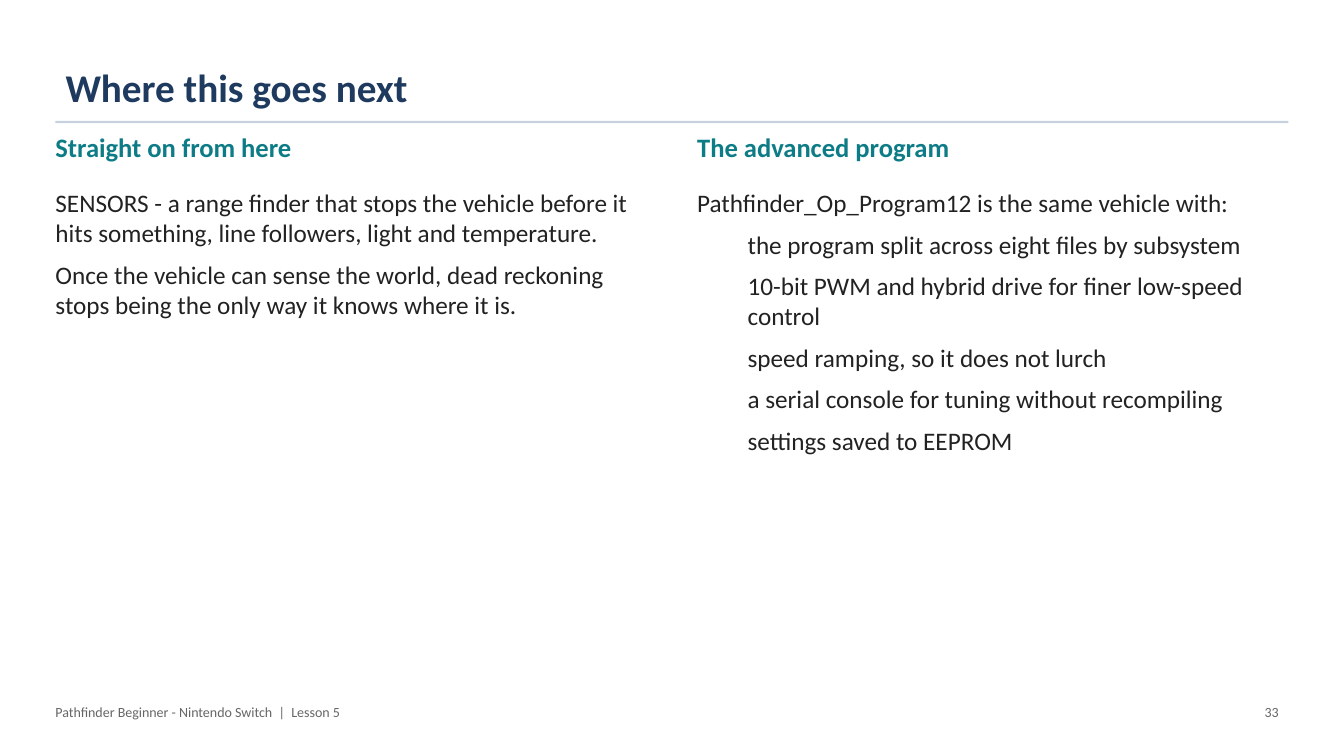
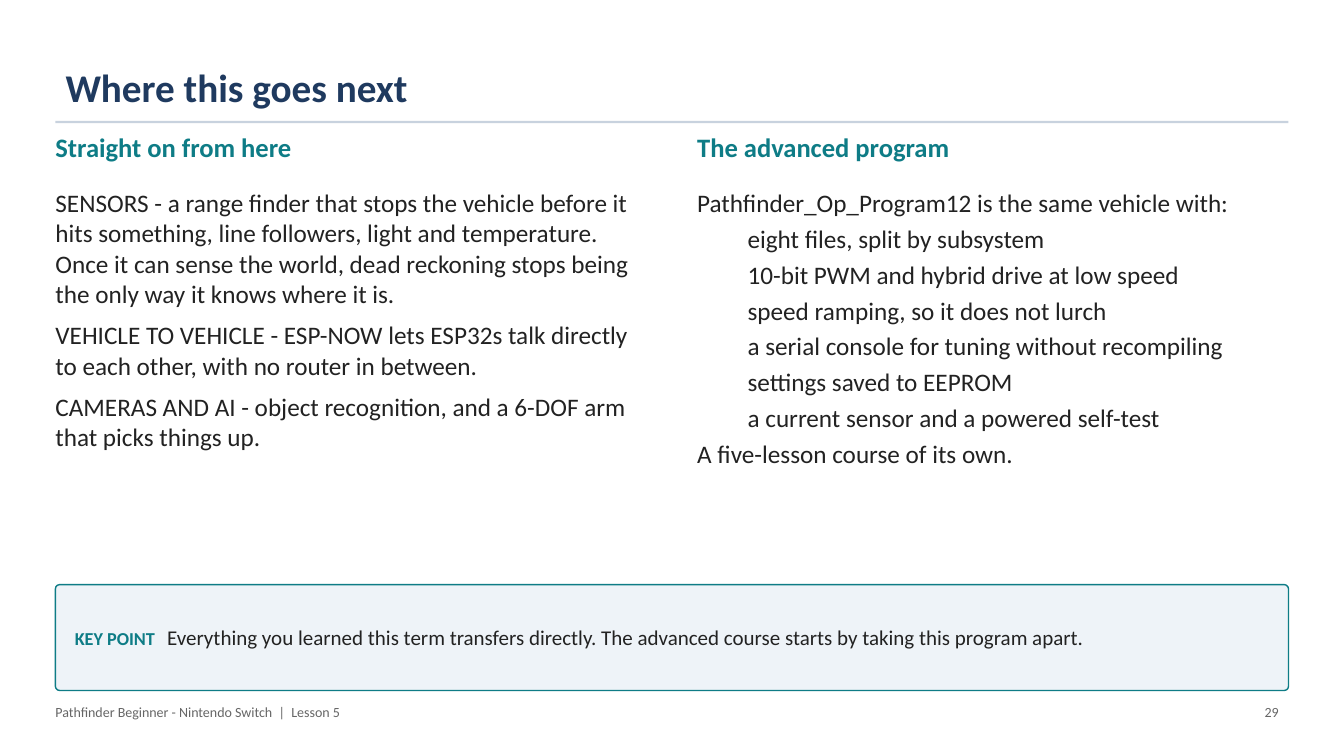
Before and after one commit to PorpoiseRobotics/porpoise-robotics, a slide deck: slide 30 of ground-vehicle/docs/courses/beginner-switch/l5_maneuvers_with_lights.pptx (slide 34 before the commit). Drawn at 1344x756 pixels with LibreOffice and Linux fonts; fonts in the diff are those of the drawing. Boxes give left, top, right and bottom in pixels: in the first picture for what was removed or moved away, otherwise in the second. Text is boxed around its words. In the diff, an @@ line names an element or a change of style, - is before the commit and + after.

```diff
--- a/ground-vehicle/docs/courses/beginner-switch/l5_maneuvers_with_lights.pptx
+++ b/ground-vehicle/docs/courses/beginner-switch/l5_maneuvers_with_lights.pptx
@@ text at box(55, 194, 628, 451): text changed @@
-SENSORS - a range finder that stops the vehicle before it hits something, line followers, light and temperature.
-Once the vehicle can sense the world, dead reckoning stops being the only way it knows where it is.
+SENSORS - a range finder that stops the vehicle before it hits something, line followers, light and temperature. Once it can sense the world, dead reckoning stops being the only way it knows where it is.
+VEHICLE TO VEHICLE - ESP-NOW lets ESP32s talk directly to each other, with no router in between.
+CAMERAS AND AI - object recognition, and a 6-DOF arm that picks things up.
@@ text at box(697, 194, 1228, 396): less space between paragraphs @@
@@ text at box(748, 230, 1178, 288): text changed @@
-  the program split across eight files by subsystem
-  10-bit PWM and hybrid drive for finer low-speed control
+  eight files, split by subsystem
+  10-bit PWM and hybrid drive at low speed
@@ text at box(697, 409, 1160, 463): paragraphs added @@
+  a current sensor and a powered self-test
+A five-lesson course of its own.
@@ rounded rectangle added at box(55, 585, 1289, 691), fill #EEF3F8, outline #0E7C86 1 pt, 15 pt, text #222222 @@
+KEY POINT Everything you learned this term transfers directly. The advanced course starts by taking this program apart.
@@ text at box(1265, 708, 1279, 717): text changed @@
-33
+29
```
Also in this commit, not shown: 28 other slides changed, 6 slides removed, 16 other files.
